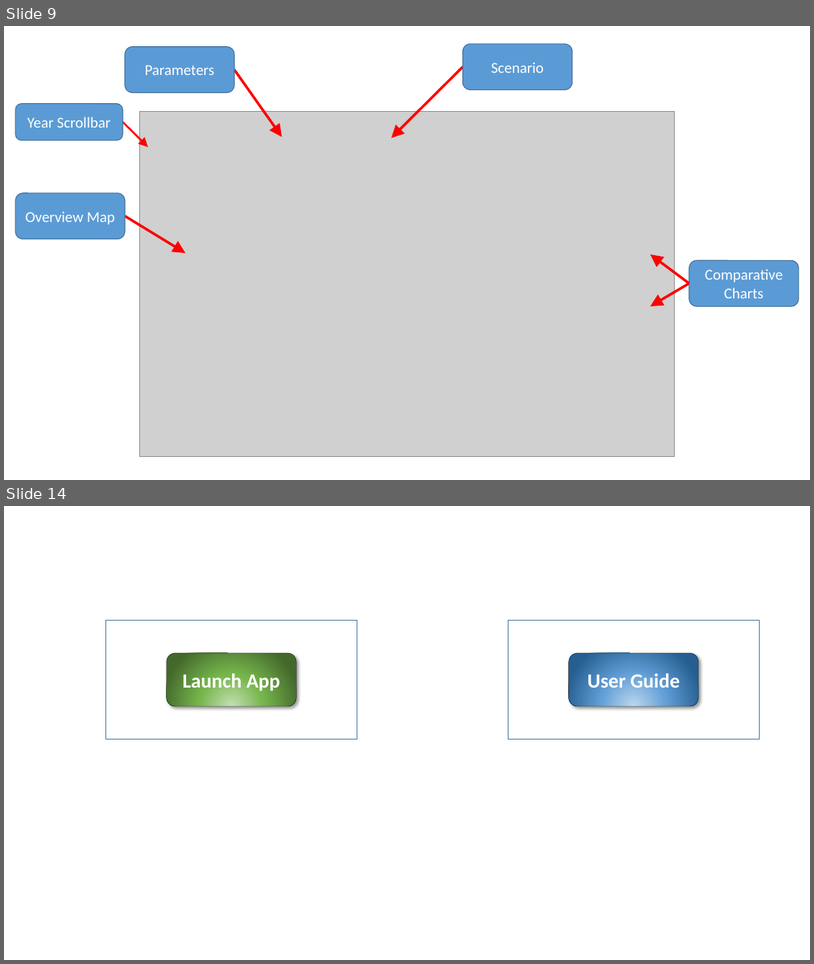
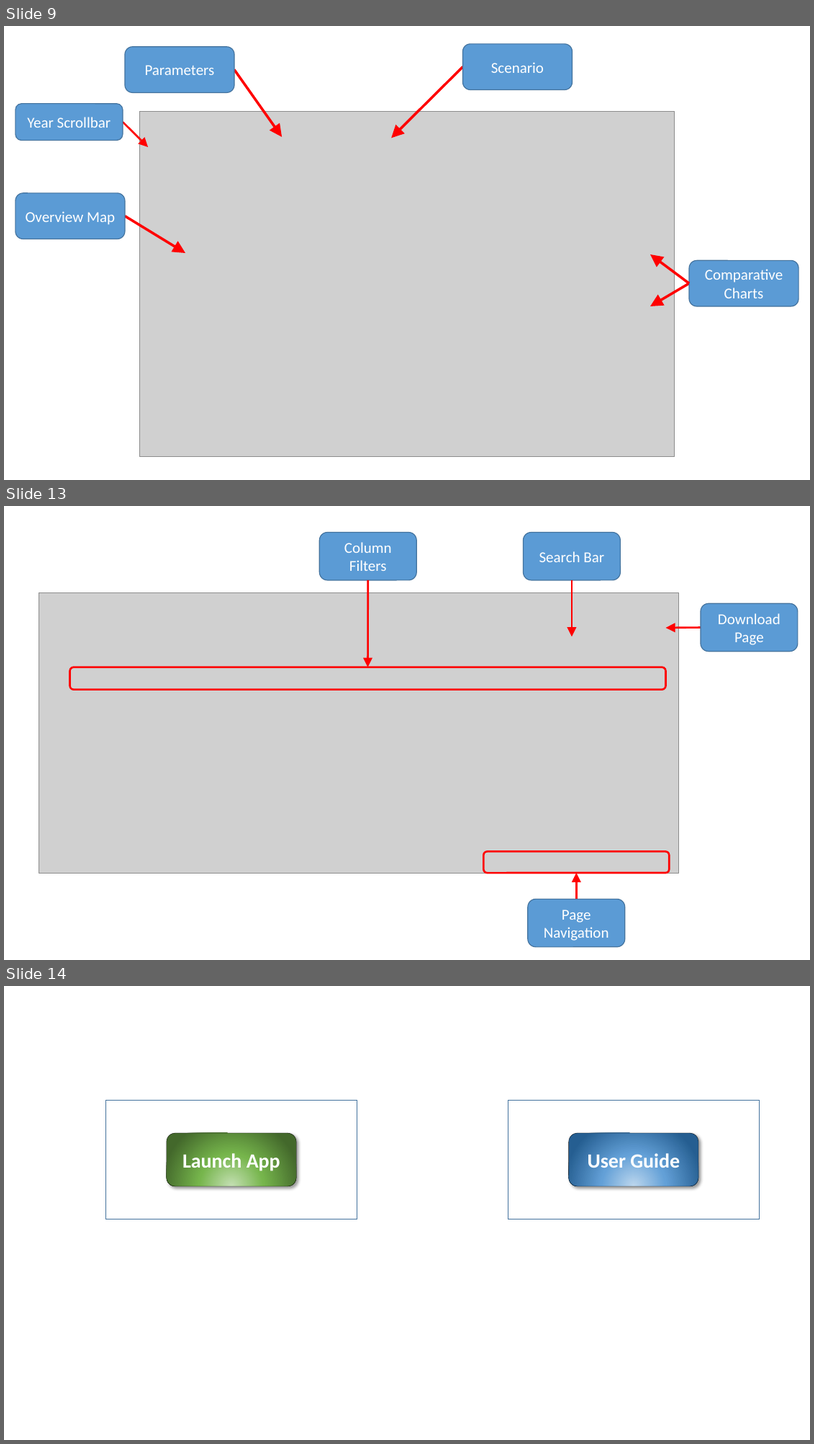
Before and after one commit to JGCRI/argus, a slide deck: vignettes/vignetteFigs/00vignetteFigs.pptx. Shown one above the other, each under a label of ours: slides 9 and 14 before the commit, slides 9, 13 and 14 after it; the slides between them are not shown. The pictures are 814x964 and 814x1444 pixels, drawn with LibreOffice and Linux fonts; fonts in the diff are those of the drawing; grey boxes stand for pictures. Boxes give left, top, right and bottom in pixels: in the first picture for what was removed or moved away, otherwise in the second. Text is boxed around its words. In the diff, an @@ line names an element or a change of style, - is before the commit and + after.

```diff
--- a/vignettes/vignetteFigs/00vignetteFigs.pptx
+++ b/vignettes/vignetteFigs/00vignetteFigs.pptx
@@ slide 13 added at [4,506,810,960], background #FFFFFF @@
@@ rounded rectangle added at [320,532,417,580], fill #5B9BD5, outline #43739E 1 pt, 18 pt, text #FFFFFF @@
+Column Filters
@@ rounded rectangle added at [524,532,621,580], fill #5B9BD5, outline #43739E 1 pt, 18 pt, text #FFFFFF @@
+Search Bar
@@ arrow added from (368, 580) to (368, 667), #FF0000 2.25 pt @@
@@ arrow added from (572, 580) to (572, 636), #FF0000 2.25 pt @@
@@ picture added at [39,593,679,872] @@
@@ rounded rectangle added at [701,603,798,651], fill #5B9BD5, outline #43739E 1 pt, 18 pt, text #FFFFFF @@
+Download Page
@@ arrow added from (701, 628) to (666, 628), #FF0000 2.25 pt @@
@@ rounded rectangle added at [70,667,666,690], outline #FF0000 2.25 pt @@
@@ rounded rectangle added at [484,852,669,872], outline #FF0000 2.25 pt @@
@@ arrow added from (577, 898) to (577, 872), #FF0000 2.25 pt @@
@@ rounded rectangle added at [528,898,625,947], fill #5B9BD5, outline #43739E 1 pt, 18 pt, text #FFFFFF @@
+Page Navigation
```
Also in this commit, not shown: 2 slides changed, 1 other slide added, 2 slides removed, 6 other files.
